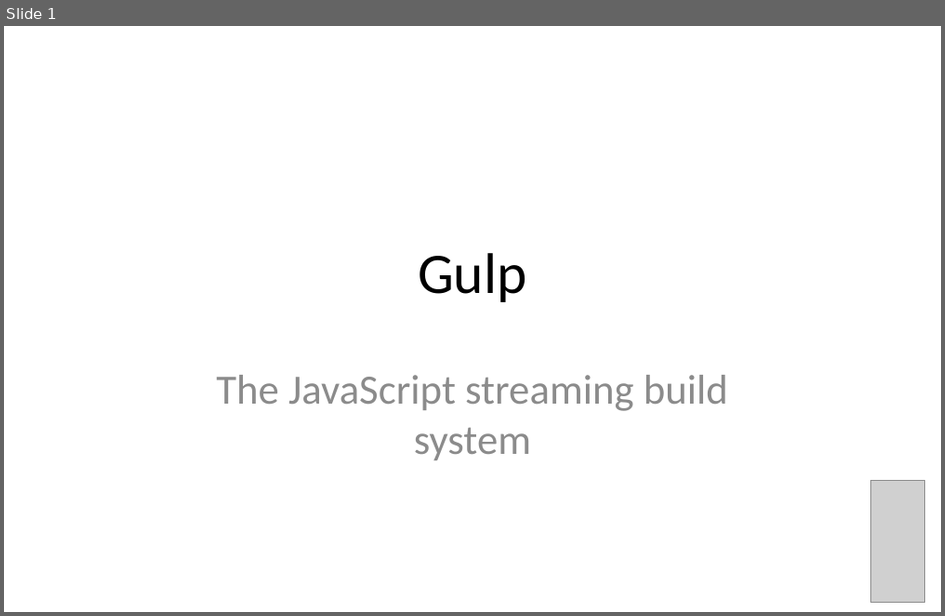
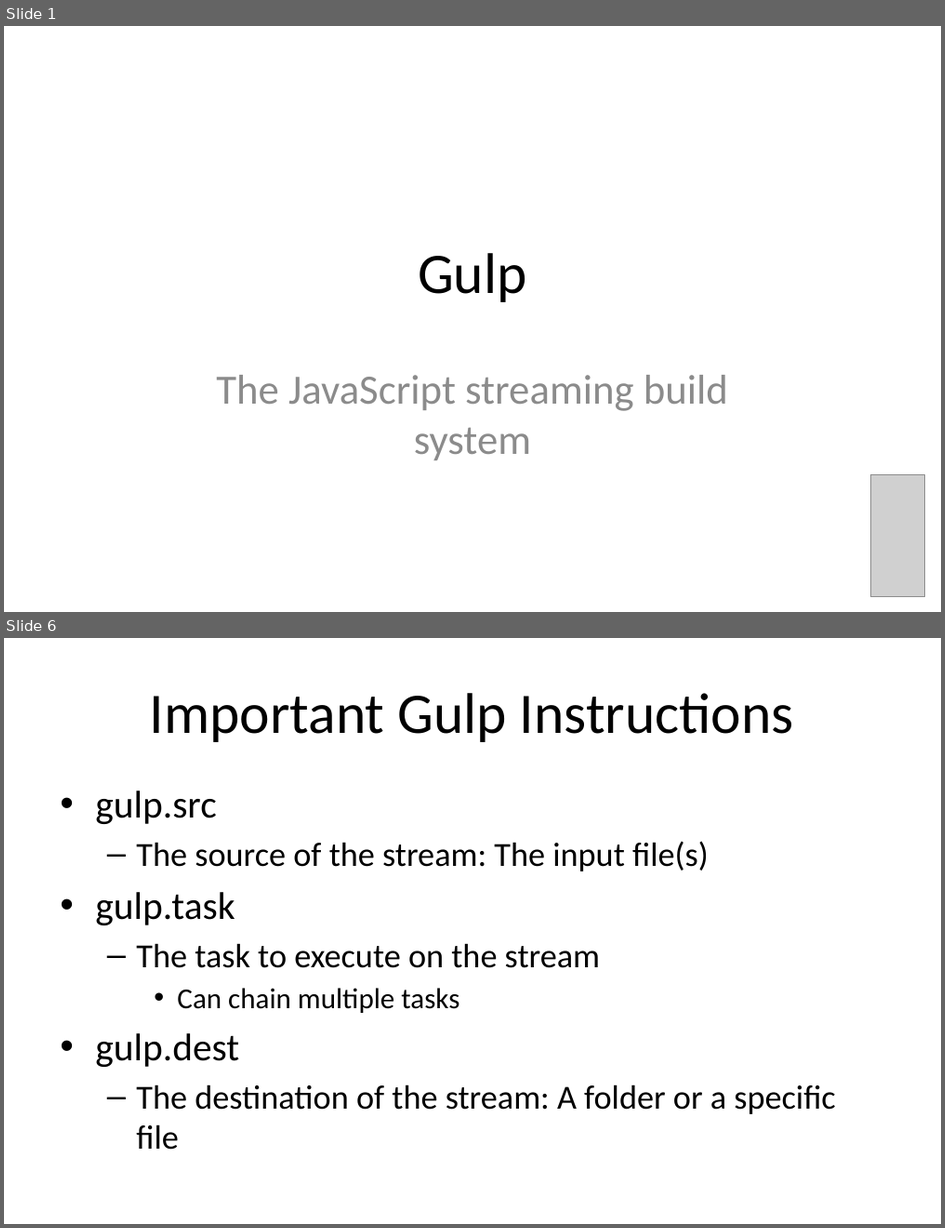
Before and after one commit to darthgc/gulp-presentation, a slide deck: presentation/presentation.pptx. Shown one above the other, each under a label of ours: slide 1 before the commit, slides 1 and 6 after it; the slides between them are not shown. The pictures are 945x616 and 945x1228 pixels, drawn with LibreOffice and Linux fonts; fonts in the diff are those of the drawing; grey boxes stand for pictures. Boxes give left, top, right and bottom in pixels: in the first picture for what was removed or moved away, otherwise in the second. Text is boxed around its words. In the diff, an @@ line names an element or a change of style, - is before the commit and + after.

```diff
--- a/presentation/presentation.pptx
+++ b/presentation/presentation.pptx
@@ slide 6 added at [4, 638, 941, 1224], background #FFFFFF @@
@@ title added at [150, 693, 794, 742], 44 pt, text #000000 @@
+Important Gulp Instructions
@@ text added at [95, 791, 835, 1150], 25.9 pt, text #000000 @@
+• gulp.src
+  – The source of the stream: The input file(s)
+• gulp.task
+  – The task to execute on the stream
+    • Can chain multiple tasks
+• gulp.dest
+  – The destination of the stream: A folder or a specific file
@@ slide 1 changed as well @@
@@ picture: place and size @@
-picture at [871, 481, 926, 602]
+picture at [871, 475, 926, 596]
```
Also in this commit, not shown: 2 other slides changed, 4 other slides added.
